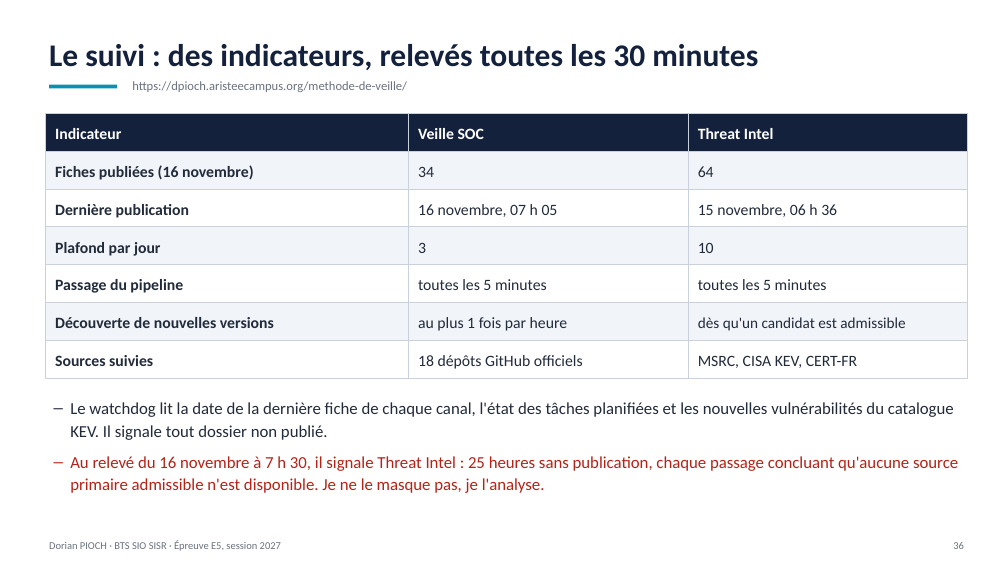
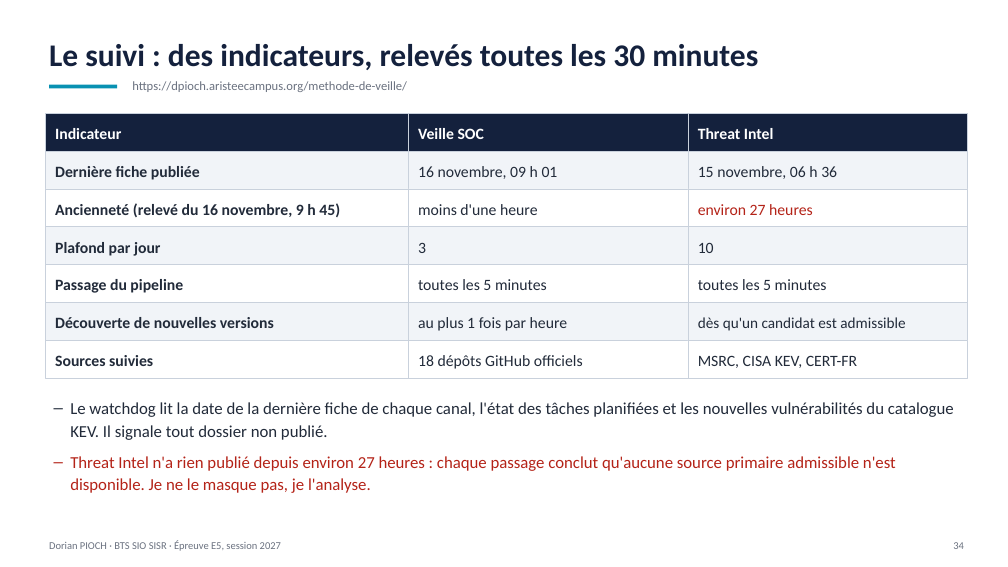
Before and after one commit to Dozyxio/dorian-pioch-e5-fichiers, a slide deck: slide 34 of Portfolio_E5_Dorian_Pioch_2027.pptx (slide 36 before the commit). Drawn at 1008x567 pixels with LibreOffice and Linux fonts; fonts in the diff are those of the drawing. Boxes give left, top, right and bottom in pixels: in the first picture for what was removed or moved away, otherwise in the second. Text is boxed around its words. In the diff, an @@ line names an element or a change of style, - is before the commit and + after.

```diff
--- a/Portfolio_E5_Dorian_Pioch_2027.pptx
+++ b/Portfolio_E5_Dorian_Pioch_2027.pptx
@@ text at (x1=55, y1=166, x2=200, y2=180): text changed @@
-Fiches publiées (16 novembre)
+Dernière fiche publiée
@@ text at (x1=418, y1=166, x2=558, y2=179): text changed @@
-34
+16 novembre, 09 h 01
@@ text "15 novembre, 06 h 36" moved from (x1=698, y1=204, x2=837, y2=217) to (x1=698, y1=166, x2=837, y2=179) @@
@@ text removed at (x1=698, y1=166, x2=714, y2=177) @@
-64
@@ text at (x1=55, y1=203, x2=340, y2=217): text changed @@
-Dernière publication
+Ancienneté (relevé du 16 novembre, 9 h 45)
@@ text at (x1=418, y1=204, x2=537, y2=215): text changed @@
-16 novembre, 07 h 05
+moins d'une heure
@@ text added at (x1=698, y1=204, x2=813, y2=215), 15 pt, text #B42318 @@
+environ 27 heures
@@ text at (x1=70, y1=456, x2=896, y2=493): text changed @@
-– Au relevé du 16 novembre à 7 h 30, il signale Threat Intel : 25 heures sans publication, chaque passage concluant qu'aucune source primaire admissible n'est disponible. Je ne le masque pas, je l'analyse.
+– Threat Intel n'a rien publié depuis environ 27 heures : chaque passage conclut qu'aucune source primaire admissible n'est disponible. Je ne le masque pas, je l'analyse.
```
Also in this commit, not shown: 45 other slides changed, 3 slides removed, 3 other files.
